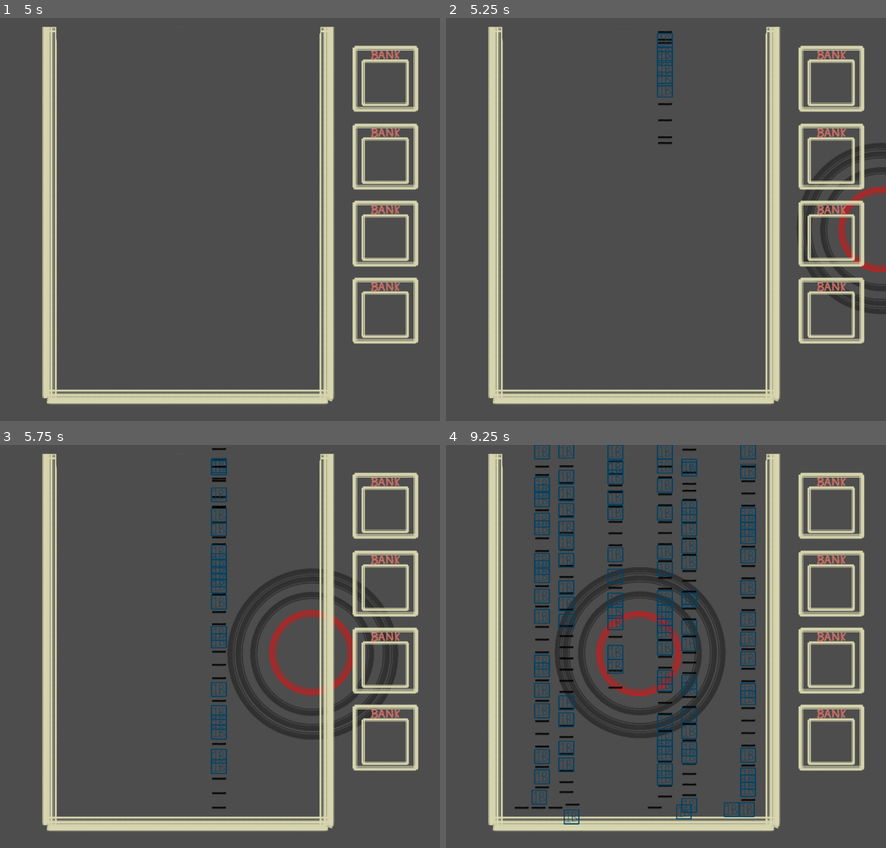
Above: before the commit, frames 1-4 (two rows, left to right).
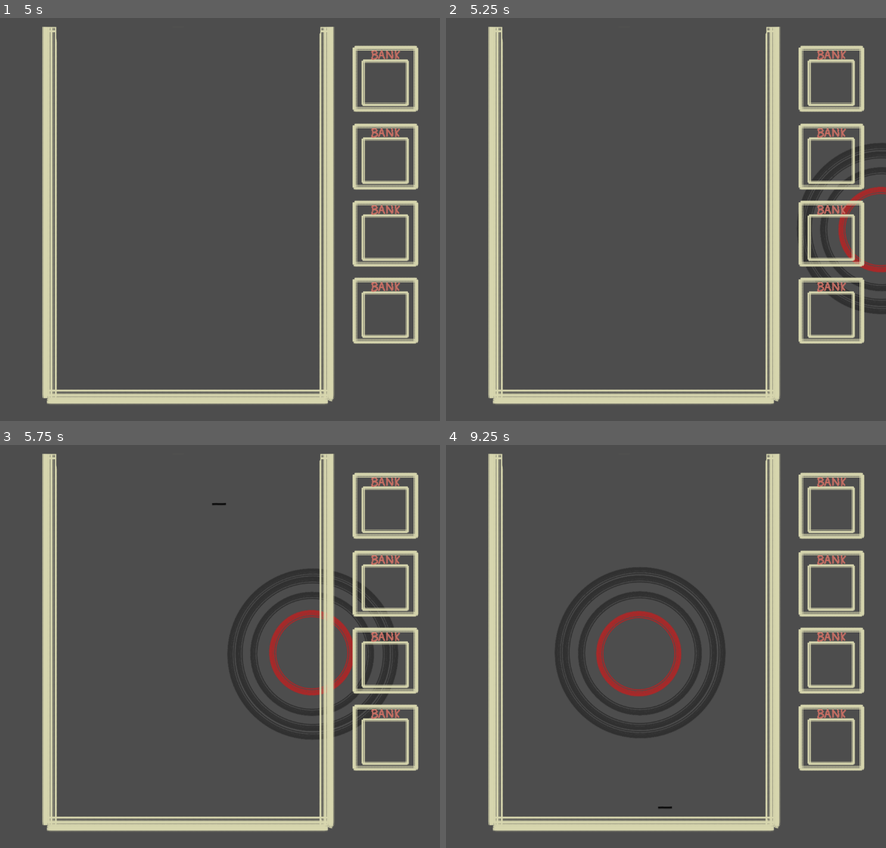
Above: after the commit, the same moments.

Repository: KazThomas/MusicBox
Game: Godot game, scene res://Scenes/MainScene.tscn
Two runs of this game, one before a commit and one after it. Both use one fixed random seed, a clock stepped at 60 frames per second and the inputs below.
Inputs (mouse positions are in pixels of both pictures, inside the frame that each line leads up to):
- Up to frame 1 (5 s): move the mouse to (303, 207) at 0.52 s; hold Space (add_layer) 0.53-1.28 s; click (303, 207) at 0.8 s; move the mouse to (96, 247) at 1.27 s; click (96, 247) at 1.35 s; tap Space (add_layer) at 1.55, 3.05, 3.5, 4.55 s; move the mouse to (242, 134) at 2.02 s; hold Space (add_layer) 2.03-2.78 s; click (242, 134) at 2.3 s; tap Enter at 2.75, 4.25 s; move the mouse to (171, 312) at 2.77 s; tap E (bankIt) at 2.85 s; move the mouse to (343, 288) at 3.52 s; press the mouse at (343, 288) at 3.53 s; move the mouse to (48, 163) at 4.27 s; release the mouse at (48, 163) at 4.28 s; tap Q (removeBank) at 4.35 s
- Up to frame 2 (5.25 s): tap Space (add_layer) at 5 s; move the mouse to (666, 227) at 5.02 s; hold Space (add_layer) from 5.03 s (still down)
- Up to frame 3 (5.75 s): keep holding Space (add_layer); click (220, 654) at 5.3 s
- Up to frame 4 (9.25 s): move the mouse to (564, 549) at 5.77 s; release Space (add_layer) at 5.78 s; click (564, 549) at 5.85 s; tap Space (add_layer) at 6.05, 7.55, 9.05 s; move the mouse to (749, 634) at 6.52 s; hold Space (add_layer) 6.53-7.28 s; click (749, 634) at 6.8 s; move the mouse to (542, 674) at 7.27 s; tap E (bankIt) at 7.35 s; move the mouse to (688, 561) at 8.02 s; press the mouse at (688, 561) at 8.03 s; move the mouse to (617, 739) at 8.77 s; release the mouse at (617, 739) at 8.78 s; tap Q (removeBank) at 8.85 s

Frame 1 is identical in both runs. In frame 2, 0.4% of the frame differs, in the area x 47-52%, y 3-32%; in frame 3, 1.5%; in frame 4, 7.9%, in the area x 15-71%, y 0-95%.

Commit message:
Fixed animation bug + Spawns only once
spawning only spawns one note flat out, doesnt spawn anymore afterwards, next update will be the fix for it

Diff:
--- a/Scenes/MainScene.tscn
+++ b/Scenes/MainScene.tscn
@@ -73,3 +73,5 @@
 position = Vector2(607, 453)
 scale = Vector2(0.61032, 0.61032)
 texture = ExtResource("5_j27gt")
+
+[connection signal="spawn_note" from="." to="." method="_on_spawn_note"]
--- a/Scripts/Beat1Test.gd
+++ b/Scripts/Beat1Test.gd
@@ -1,13 +1,11 @@
 extends Node2D
-
-
 
 @export var highP := 0.3
 @export var lowP := -0.3
 var pitch: float = randf_range( lowP, highP)
 
+#var beat = load("res://Scenes/Beat1Test.tscn").instantiate()
+
 func _ready():
 	$AudioStreamPlayer.pitch_scale += pitch
 	$"1Beat".modulate = Color.DARK_CYAN
-
-	print(pitch)
--- a/Scripts/mainScene.gd
+++ b/Scripts/mainScene.gd
@@ -6,6 +6,7 @@
 @onready var point_2 = $spawnZone/point2
 @onready var vinyl_record = $VinylRecord
 @onready var space_bar_ui = $Menu/SpaceBarUi
+var beat = load("res://Scenes/Beat1Test.tscn").instantiate()
 @onready var bankArray = [$Banks/Bank, $Banks/Bank2, $Banks/Bank3, $Banks/Bank4]
 
 @onready var mouse_x = get_viewport().get_mouse_position().x
@@ -15,14 +16,18 @@
 
 var vinylAnim : bool = true
 
+signal spawn_note
+
 func _ready():
 	print(bankArray[1]) #testing array works
 
 func _input(event):
+
 	mouse_x = get_viewport().get_mouse_position().x
-	var tween = create_tween()
+
 	if event.is_action_pressed("add_layer") && vinylAnim == true: # 'activates' the game
 		space_bar_ui.visible = false
+		var tween = create_tween()
 		tween.tween_property(vinyl_record, "position", Vector2(1500, 500), 1.5)
 		tween.tween_property(vinyl_record, "scale", Vector2(0.45, 0.45), 0.3)
 		tween.tween_property(vinyl_record, "position", Vector2(576, 489), 1)
@@ -31,8 +36,11 @@
 		layer.visible = true
 		for bank in bankArray:
 			bank.visible = true
-	if layer.visible == true:
-		canDrop = true
+	if layer.visible == true && event.is_action_pressed("drop"):
+		if canDrop == false:
+			spawn_note.emit()
+			canDrop = true
+
 		#if event.is_action_pressed("bankIt"): #only adds it to the first bank, need to find iteration
 		#	remove_child(beat)
 		#	beat.position = bankArray[0].position
@@ -43,9 +51,9 @@
 		#	beat.position.x = mouse_x
 		#	add_child(beat)
 
-func notesFalling():
+func _on_spawn_note():
 	var rest = load("res://Scenes/rest_beat.tscn").instantiate()
-	var beat = load("res://Scenes/Beat1Test.tscn").instantiate() #if its declared at top - dont work
+	 #if its declared at top - dont work
 	var randomNote : int =  randi_range(1, 2)
 
 	var y_pos = roof.position.y + 20
@@ -61,9 +69,10 @@
 				rest.position = Vector2(mouse_x, y_pos)
 				add_child(rest)
 
-func _process(_delta):
-	if canDrop == true:
-		notesFalling()
+#NEED TO SPAWN ONE AFTER ANOTHER
+#func _process(delta):
+#	if beat.velocity. y <= 0:
+#		canDrop = false
 
 # NEED TO CHECK IF OBJECT IS FALLING
 # NEED TO SEE IF BANK IS HIGHLIGHTED
